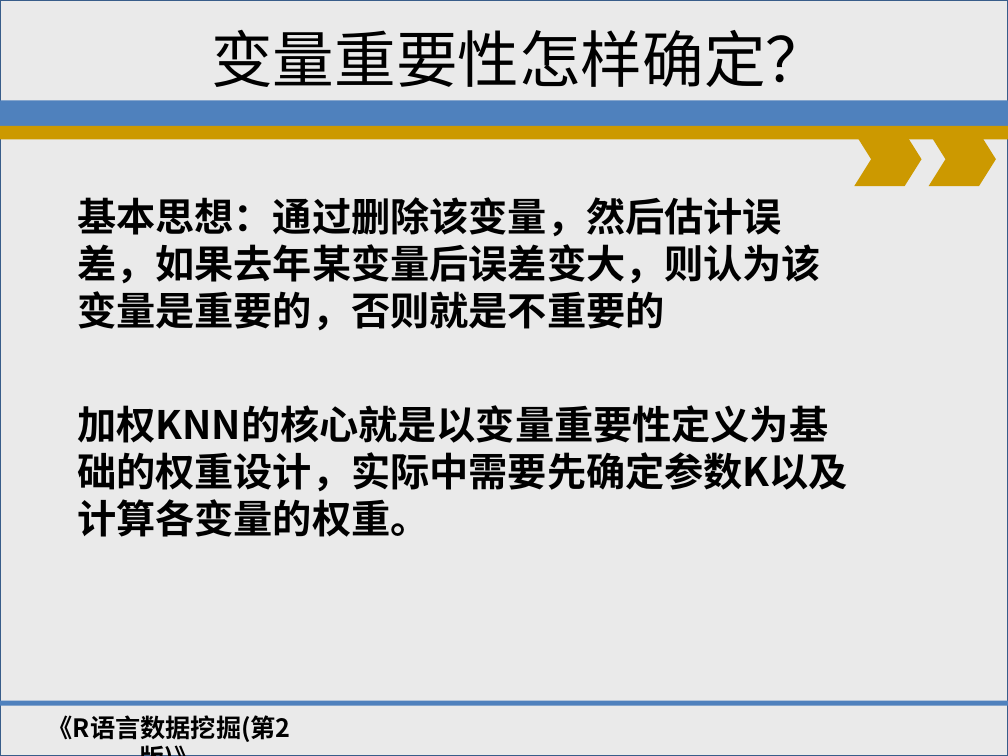
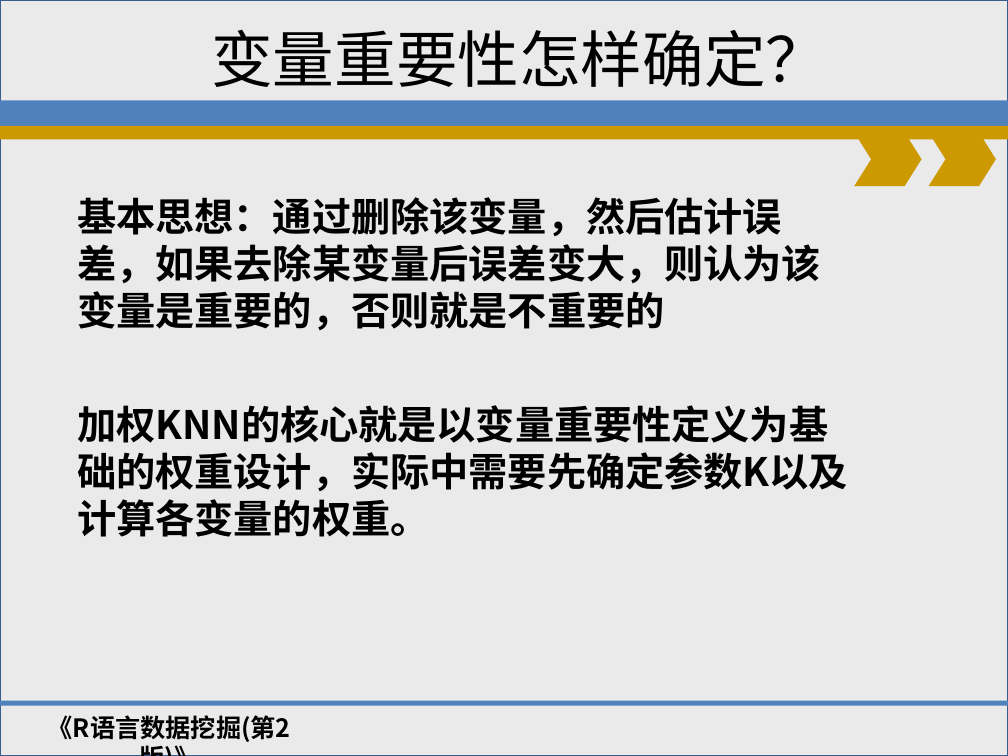
Before and after one commit to shfkuang/shfkuang.github.io, a slide deck: slide 6 of dm2019/dmch42.ppt. Drawn at 1008x756 pixels with LibreOffice and Linux fonts; fonts in the diff are those of the drawing; background and template pictures are left out. Boxes give left, top, right and bottom in pixels: in the first picture for what was removed or moved away, otherwise in the second. Text is boxed around its words. In the diff, an @@ line names an element or a change of style, - is before the commit and + after.

```diff
--- a/dm2019/dmch42.ppt
+++ b/dm2019/dmch42.ppt
@@ subtitle at box(77, 197, 821, 330): text changed @@
-基本思想：通过删除该变量，然后估计误差，如果去年某变量后误差变大，则认为该变量是重要的，否则就是不重要的
+基本思想：通过删除该变量，然后估计误差，如果去除某变量后误差变大，则认为该变量是重要的，否则就是不重要的
```
Also in this commit, not shown: 2 other slides changed, 7 other files.
